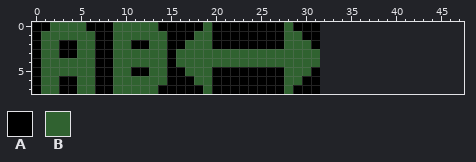
One commit to this pixel-art file: rsc/images/window.ase. The picture above was drawn from the file before the commit.
32x8 pixels, 1 frame. The old version is drawn lined up with the new one, on the new canvas.
Visible layers, top first: "Tilemap", "Background".
Palette (. is transparent): A #000000  B #306230
Pixels before, first column x 0:
0 AABBBBAAABBBBBAAAAABAAAAAAAABAAA
1 ABBBBBBAABBBBBBAAABBAAAAAAAABBAA
2 ABBAABBAABBAABBAABBBAAAAAAAABBBA
3 ABBAABBAABBBBBBABBBBBBBBBBBBBBBB
4 ABBBBBBAABBBBBBABBBBBBBBBBBBBBBB
5 ABBBBBBAABBAABBAABBBAAAAAAAABBBA
6 ABBAABBAABBBBBBAAABBAAAAAAAABBAA
7 ABBAABBAABBBBBAAAAABAAAAAAAABAAA
The same view after the edit:
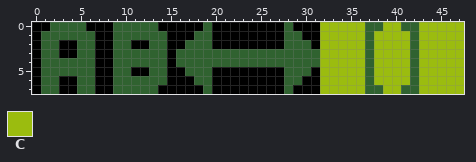
Colours new in this view: C #9bbc0f
From old to new:
{"change": "canvas 32x8 -> 48x8"}
{"y":0,"x":32,"old":"................","new":"CCCCCBBCCBBCCCCC"}
{"y":1,"x":32,"old":"................","new":"CCCCCBCCCCBCCCCC"}
{"y":2,"x":32,"old":"................","new":"CCCCCBCCCCBCCCCC"}
{"y":3,"x":32,"old":"................","new":"CCCCCBCCCCBCCCCC"}
{"y":4,"x":32,"old":"................","new":"CCCCCBCCCCBCCCCC"}
{"y":5,"x":32,"old":"................","new":"CCCCCBCCCCBCCCCC"}
{"y":6,"x":32,"old":"................","new":"CCCCCBCCCCBCCCCC"}
{"y":7,"x":32,"old":"................","new":"CCCCCBBCCBBCCCCC"}
{"label":"added","picture_box":[320,22,464,94]}
